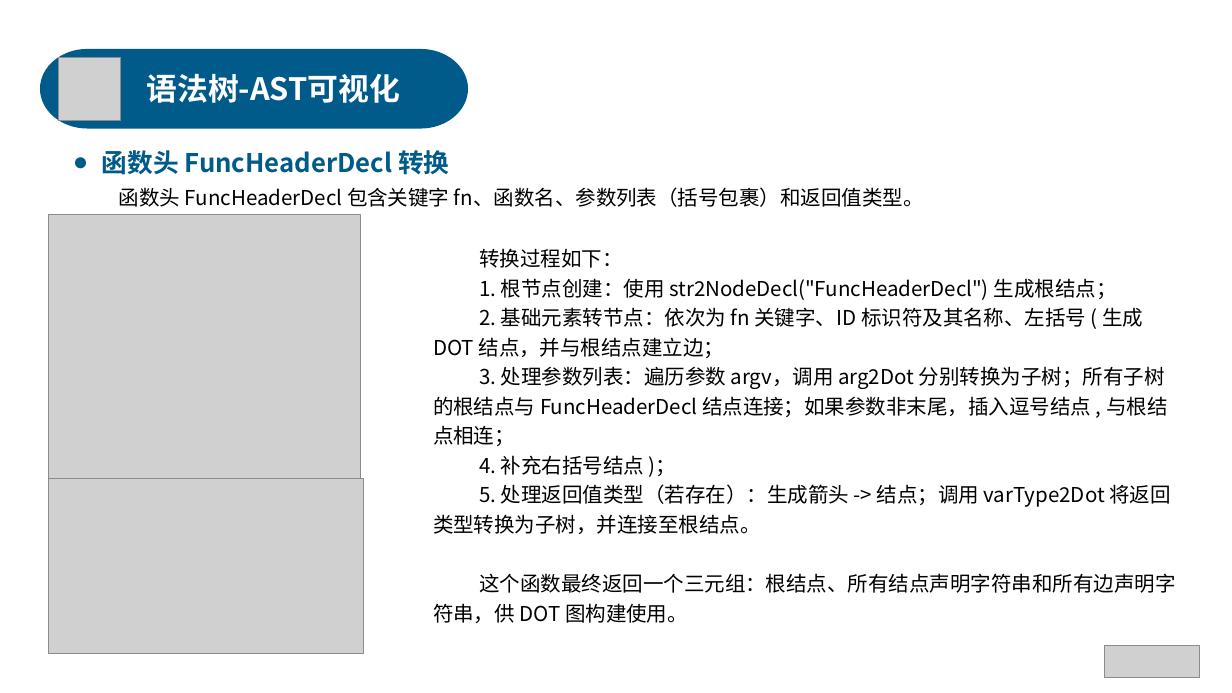
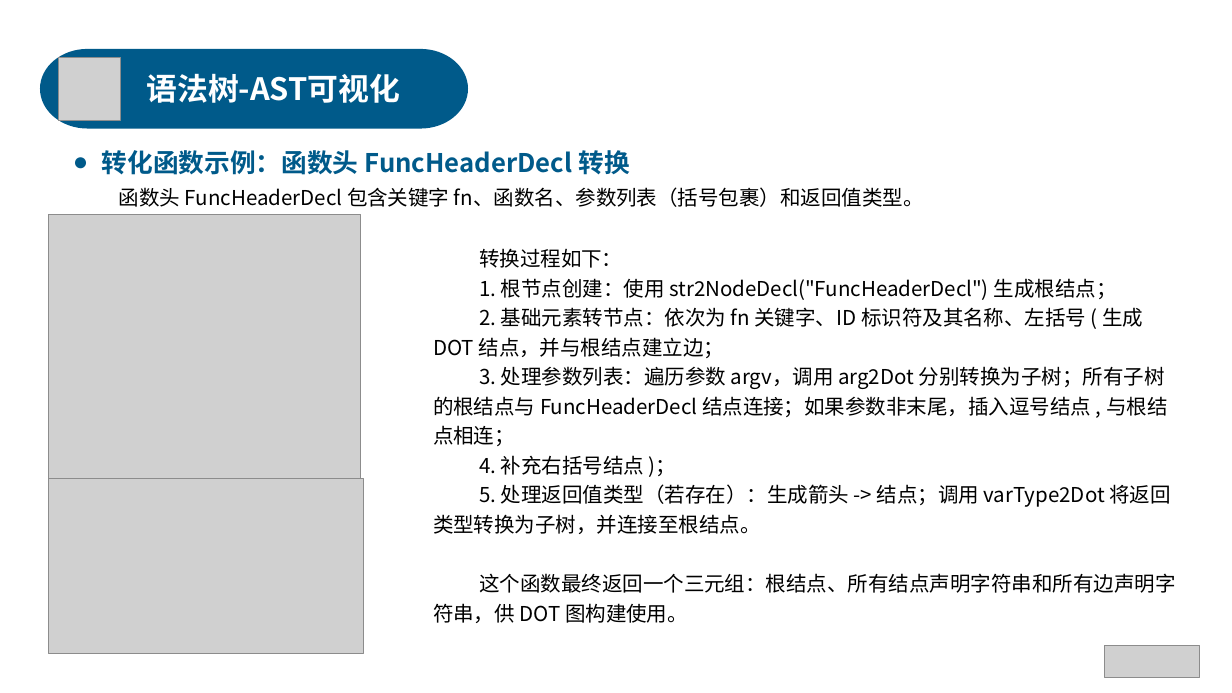
Before and after one commit to anxi710/compiler-principle-project, a slide deck: slide 18 of report/compiler_ppt.pptx (slide 22 before the commit). Drawn at 1232x693 pixels with LibreOffice and Linux fonts; fonts in the diff are those of the drawing; grey boxes stand for pictures. Boxes give left, top, right and bottom in pixels: in the first picture for what was removed or moved away, otherwise in the second. Text is boxed around its words. In the diff, an @@ line names an element or a change of style, - is before the commit and + after.

```diff
--- a/report/compiler_ppt.pptx
+++ b/report/compiler_ppt.pptx
@@ text at [102,150,629,175]: text changed @@
-● 函数头 FuncHeaderDecl 转换
+● 转化函数示例：函数头 FuncHeaderDecl 转换
```
Also in this commit, not shown: 7 other slides changed, 1 slide added, 4 slides removed.
